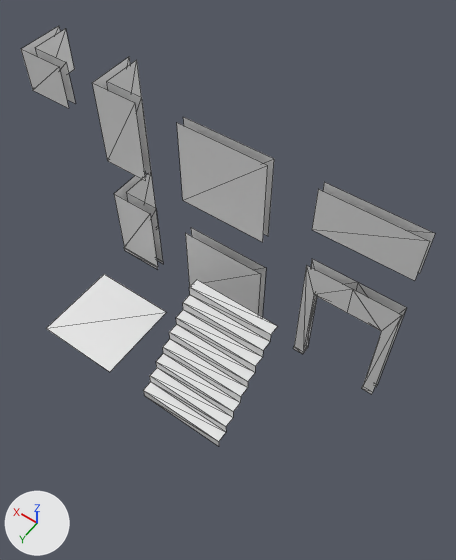
Renders of the glTF model levels/train_station_tunnel/art/train_station_tunnel_01_gridmap.glb from each side of a commit.
Both versions are drawn from a camera (50 mm lens) standing at (-6.24, 7.22, 12.36) and looking at (-1.67, 0.81, 2.29). Lighting does not change. The marker at lower left points along +X, +Y and +Z. The first picture is the older version. Mesh edges are drawn as thin lines. Where no turn or scale is listed for an object, it has been applied to the vertices.

In view in the first picture: 'corner_air.001', 'corner_air_short.001', 'corner_floor.001', 'doorway.001', 'floor.001', 'stairs.001', 'wall_air.001', 'wall_air_short.001', 'wall_floor.001'.
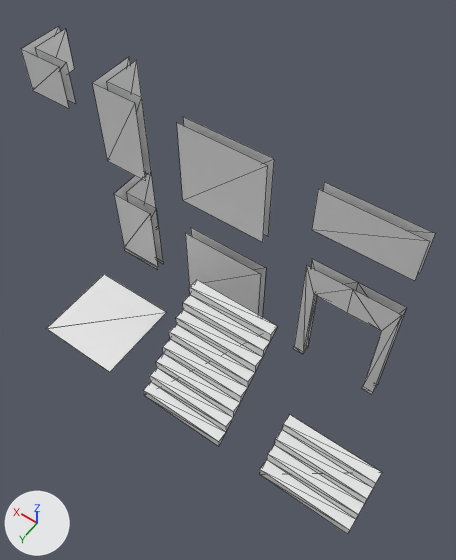
Changed parts and their boxes (x1, y1, x2, y2) in the pictures (456 x 560 px):
'stairs_short.001', added
    after: (259, 415, 382, 534)

Edits to the bpy script that builds the scene:
```text
Add me_stairs_002:
    me_stairs_002.from_pydata([(1.0, 1.0, 0.25), (-1.0, 1.0, 0.25), (-1.0, 0.0, 1.0), (-1.0, 0.25, 1.0), (-1.0, 0.25, 0.75), (-1.0, 0.5, 0.75), (-1.0, 0.5, 0.5), (-1.0, 0.75, 0.5), (-1.0, 0.75, 0.25), (1.0, 0.75, 0.25), (1.0, 0.75, 0.5), (1.0, 0.5, 0.5), (1.0, 0.5, 0.75), (1.0, 0.25, 0.75), (1.0, 0.25, 1.0), (1.0, 0.0, 1.0), (-1.0, 1.0, 0.0), (1.0, 1.0, 0.0), (1.0, 0.0, 1.0), (-1.0, 0.0, 1.0)], [], [(1, 0, 17), (1, 17, 16), (8, 9, 0), (8, 0, 1), (2, 15, 14), (2, 14, 3), (3, 14, 13), (3, 13, 4), (4, 13, 12), (4, 12, 5), (5, 12, 11), (5, 11, 6), (6, 11, 10), (6, 10, 7), (7, 10, 9), (7, 9, 8), (19, 16, 17), (19, 17, 18)])
    me_stairs_002.materials.append(mat_train_station_tunnel_tileset_floor_001)  # white #e7e7e7
Add ob_stairs_short_001:
    ob_stairs_short_001 = bpy.data.objects.new('stairs_short.001', me_stairs_002)
    ob_stairs_short_001.location = (-5.0, 2.0, 0.0)
```
